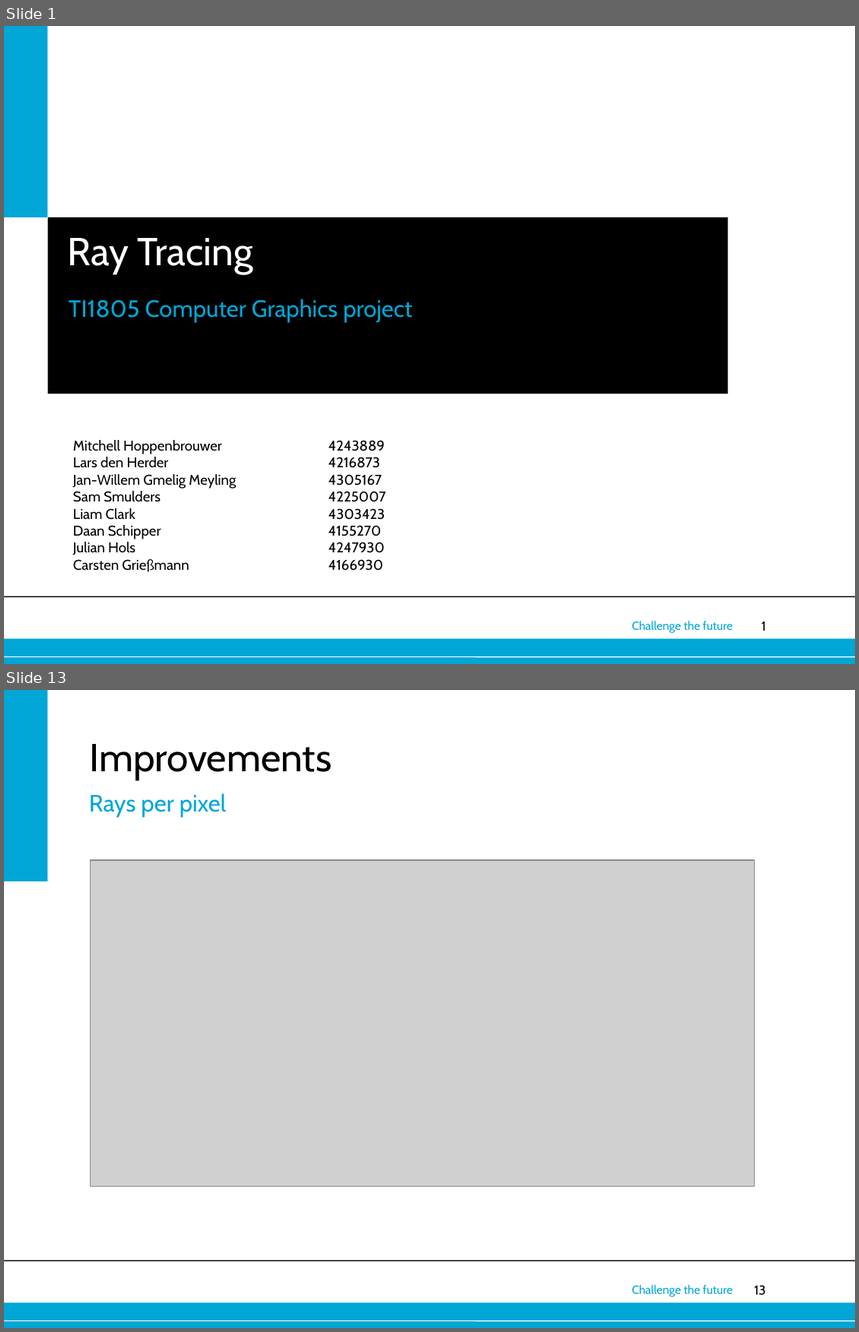
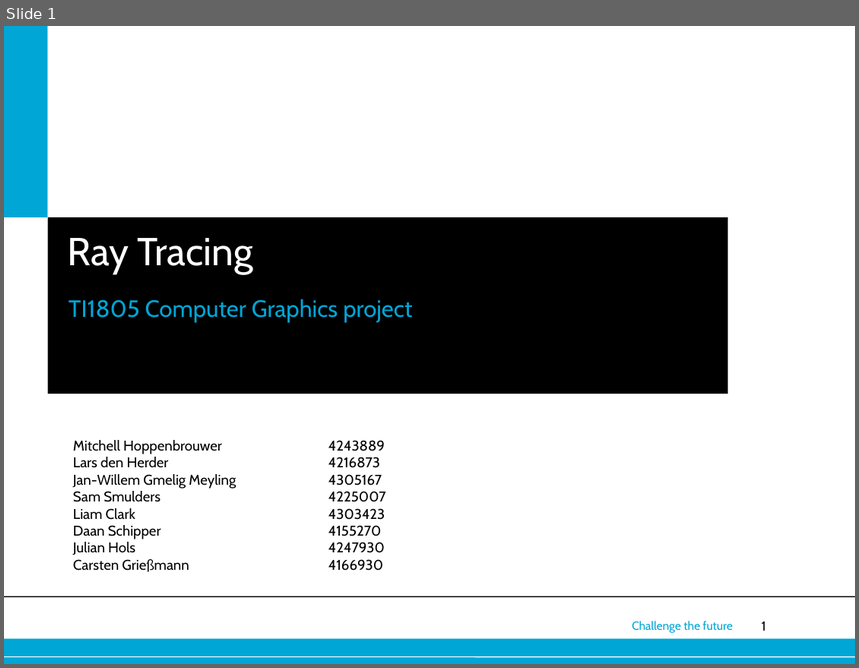
Before and after one commit to wmorssink/raytracert, a slide deck: RayTracing.ppt. Shown one above the other, each under a label of ours: slides 1 and 13 before the commit, slide 1 after it; the slides between them are not shown. The pictures are 859x1332 and 859x668 pixels, drawn with LibreOffice and Linux fonts; fonts in the diff are those of the drawing; grey boxes stand for pictures; background and template pictures are left out. Boxes give left, top, right and bottom in pixels: in the first picture for what was removed or moved away, otherwise in the second. Text is boxed around its words. In the diff, an @@ line names an element or a change of style, - is before the commit and + after.

```diff
--- a/RayTracing.ppt
+++ b/RayTracing.ppt
@@ slide 13 removed at bbox=[4, 690, 855, 1328], background #FFFFFF; not listed: 5 template elements that a slide beside it also shows @@
@@ rectangle removed at bbox=[4, 690, 47, 882] @@
@@ title removed at bbox=[89, 744, 332, 780] @@
-Improvements
@@ text removed at bbox=[89, 793, 226, 817] @@
-Rays per pixel
@@ picture removed at bbox=[90, 860, 755, 1187] @@
```
Also in this commit, not shown: 3 slides changed, 3 slides added, 10 other slides removed.
